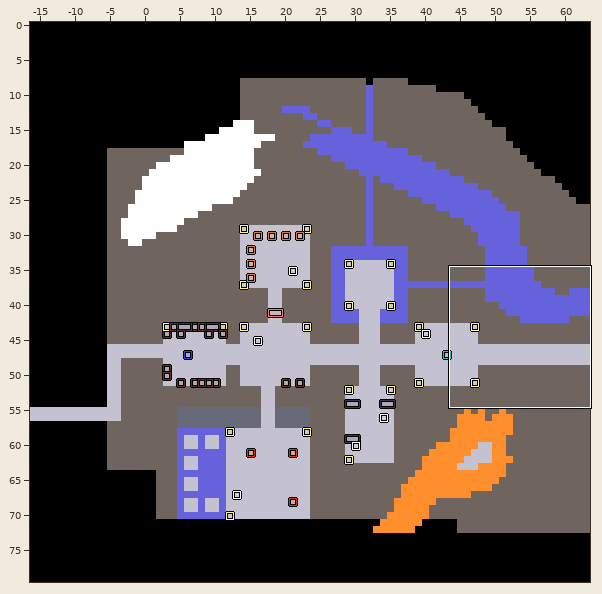
Two versions of a level (LDtk project, assets/level.ldtk). The first picture is a wide view before the edit; the outline marks the close-up.
Close-up. Old version:
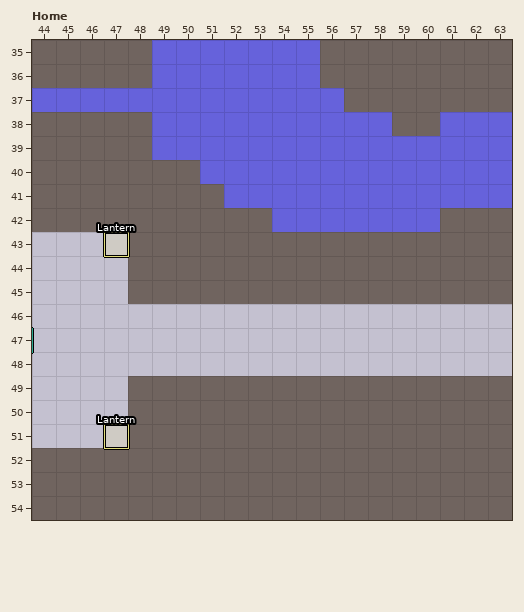
Cells are 16x16 px. Shown: Home x 44..63, y 35..54. The commit also changed other parts of the map, which this record leaves out. The old version is drawn lined up with the new one.
After:
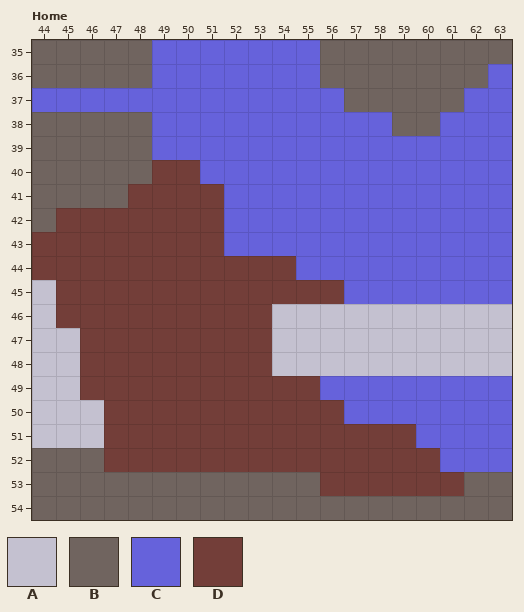
Key: from "Tiles": A 1 "StoneTile", B 3 "Wall", C 4 "Water", D 7 "Soil".
_ is an empty cell, . an unchanged one.
Objects are placed by their top-left corner, in cells (3,4 is the top-left corner of cell 3,4); size is 1x1 cell unless given.
Diff:
map size 80x80 -> 64x80 cells (old content now starts at -16,0; both pictures use the new coordinates)
--- layer "Tiles"
@@ x 62..63 @@
-36 .B
-37 BB
+36 .C
+37 CC
@@ x 44..63 @@
-40 .....BB.............
-41 ....BBBB............
-42 .BBBBBBBBB.......BBB
-43 AAAABBBBBBBBBBBBBBBB
-44 AAAABBBBBBBBBBBBBBBB
-45 .AAABBBBBBBBBBBBBBBB
-46 .AAAAAAAAA..........
-47 ..AAAAAAAA..........
-48 ..AAAAAAAA..........
-49 ..AABBBBBBBBBBBBBBBB
-50 ...ABBBBBBBBBBBBBBBB
-51 ...ABBBBBBBBBBBBBBBB
-52 ...BBBBBBBBBBBBBBBBB
-53 ............BBBBBB..
+40 .....DD.............
+41 ....DDDD............
+42 .DDDDDDDCC.......CCC
+43 DDDDDDDDCCCCCCCCCCCC
+44 DDDDDDDDDDDCCCCCCCCC
+45 .DDDDDDDDDDDDCCCCCCC
+46 .DDDDDDDDD..........
+47 ..DDDDDDDD..........
+48 ..DDDDDDDD..........
+49 ..DDDDDDDDDDCCCCCCCC
+50 ...DDDDDDDDDDCCCCCCC
+51 ...DDDDDDDDDDDDDCCCC
+52 ...DDDDDDDDDDDDDDCCC
+53 ............DDDDDD..
--- layer "Entities"
-"Lantern" rectangle at 47,43
-"Lantern" rectangle at 47,51
